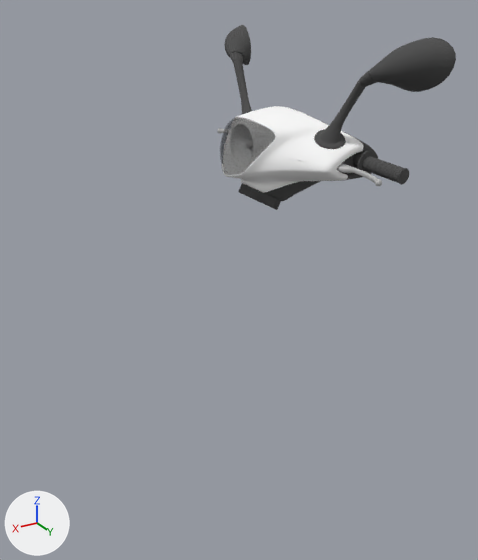
Two versions of the FBX model data/Meshes/Cars/Scooter/Scooter_handlebar.fbx, one commit apart.
One viewpoint serves both versions: a 50 mm camera at (1.206, 1.344, 1.389) aimed at (0.44, 0.068, 0.751). Arrows for +X, +Y and +Z are at lower left; the lights stay in place. The first picture is the older version. Vertices at exactly the same position are counted once.
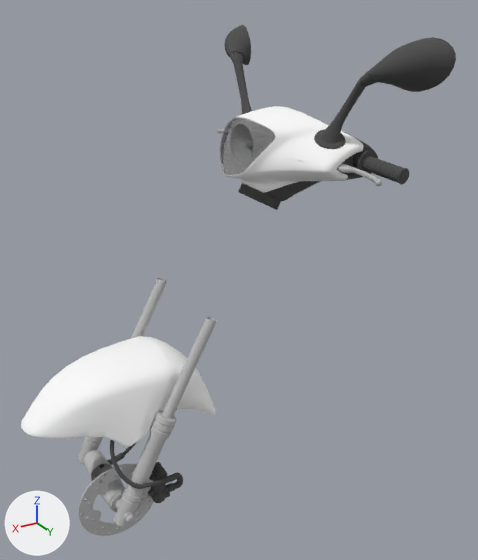
What differs and where, as boxes (x1, y1, x2, y2) in the pictures (478 x 560 px):
'Object_20', reshaped (82% wider, 175% taller): before (217, 25, 456, 210); after (21, 25, 456, 536)
part 1 of me_object_18, added: after (21, 278, 217, 536)

The change, as a list of edits to the scene's bpy script:
```text
Change me_object_18:
    used by ob_object_20; location = (0.345, 0.0, 0.919)
    remove me_object_18.from_pydata(...)  # 12910 vertices, 24848 faces; spans x -0.188..0.092, y -0.408..0.408, z -0.026..0.395
    add me_object_18.from_pydata(...)  # 17361 vertices, 33454 faces; spans x -0.188..0.636, y -0.408..0.408, z -0.771..0.395
    me_object_18 part 1: 4451 vertices added at x 0.165..0.636, y -0.166..0.166, z -0.771..-0.211
```
